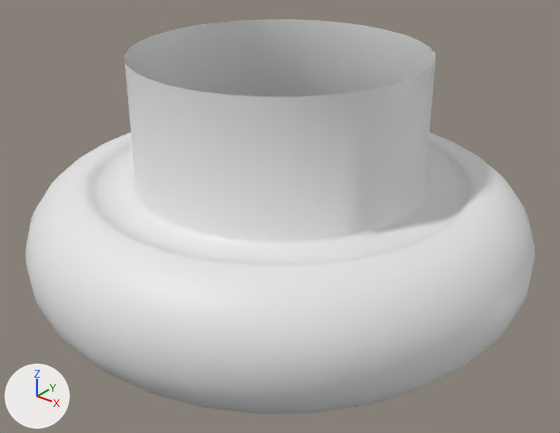
The OBJ model PadForge.App/3DModels/XboxSeries/Carbon/Joystick-Right-Ring.obj: old version first, new version second.
Before and after are seen from a 50 mm lens placed at (34.86, -15.56, -23.6), pointed at (20.35, 2.58, -34.85). Arrows for +X, +Y and +Z are at lower left; the lights stay in place. The first picture is the older version. Where no turn or scale is listed for an object, it has been applied to the vertices.

The first picture shows 'Joystick-Right-Ring'.
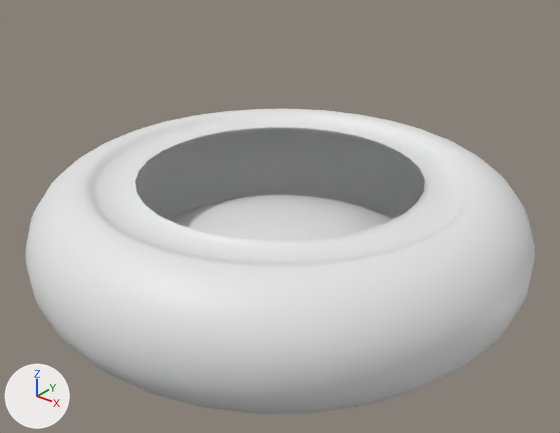
Changed parts and their boxes (x1, y1, x2, y2) in the pictures (560 x 433 px):
```json
{"object": "Joystick-Right-Ring", "change": "reshaped", "before": [25, 19, 535, 414], "after": [25, 109, 535, 414], "on screen": "23% shorter"}
{"part": 1, "of": "me_joystick_right_ring", "change": "deleted", "before": [124, 19, 436, 241]}
```

Edits to the scene script, one JSON object a line:
```json
{"block": "me_joystick_right_ring", "where": "# used by ob_joystick_right_ring; location = (0.0, 0.0, 0.0)"}
{"op": "remove", "block": "me_joystick_right_ring", "code": "me_joystick_right_ring.from_pydata(...)  # 1329 vertices, 1312 faces; spans x 11.6..28.3, y -5.3..11.4, z -37.8..-29.5"}
{"op": "add", "block": "me_joystick_right_ring", "code": "me_joystick_right_ring.from_pydata(...)  # 1297 vertices, 1280 faces; spans x 11.6..28.3, y -5.3..11.4, z -37.8..-33.5"}
{"block": "me_joystick_right_ring", "change": "me_joystick_right_ring part 1"}
{"block": "me_joystick_right_ring", "change": "32 vertices are removed from x 15.2..24.7, y -1.7..7.8, z -29.5"}
{"block": "me_joystick_right_ring", "change": "32 faces are deleted"}
{"block": "me_joystick_right_ring", "change": "other edits to the shape of me_joystick_right_ring do not show in these pictures"}
```
